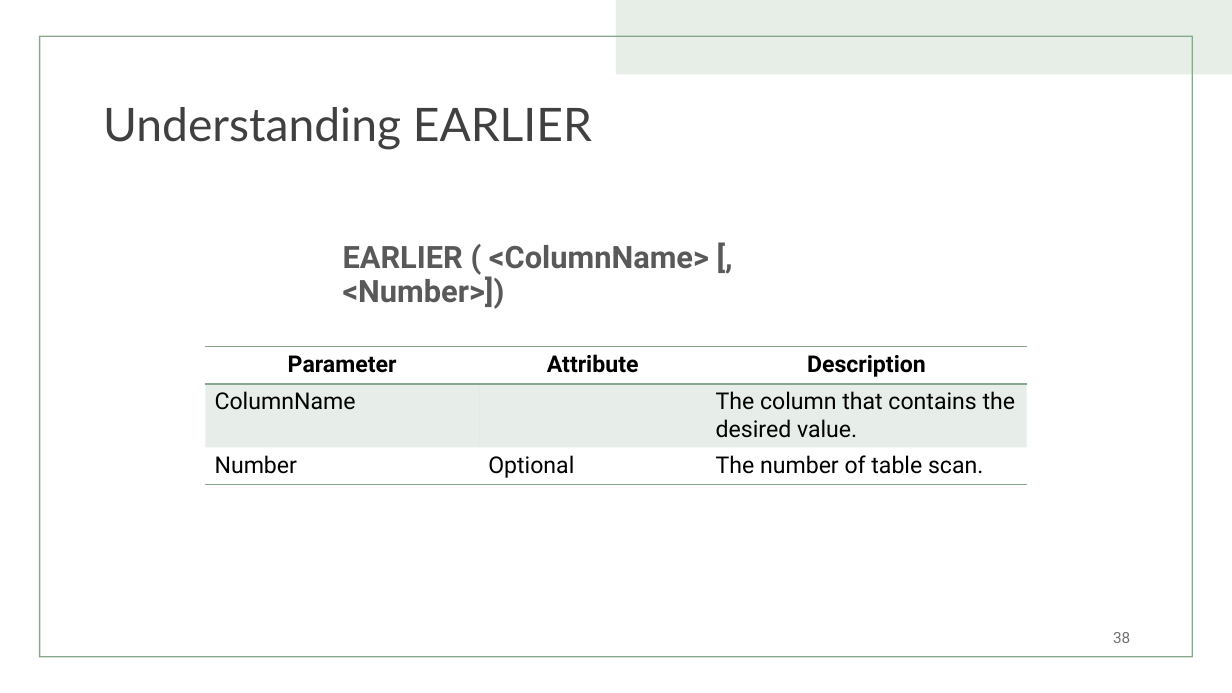
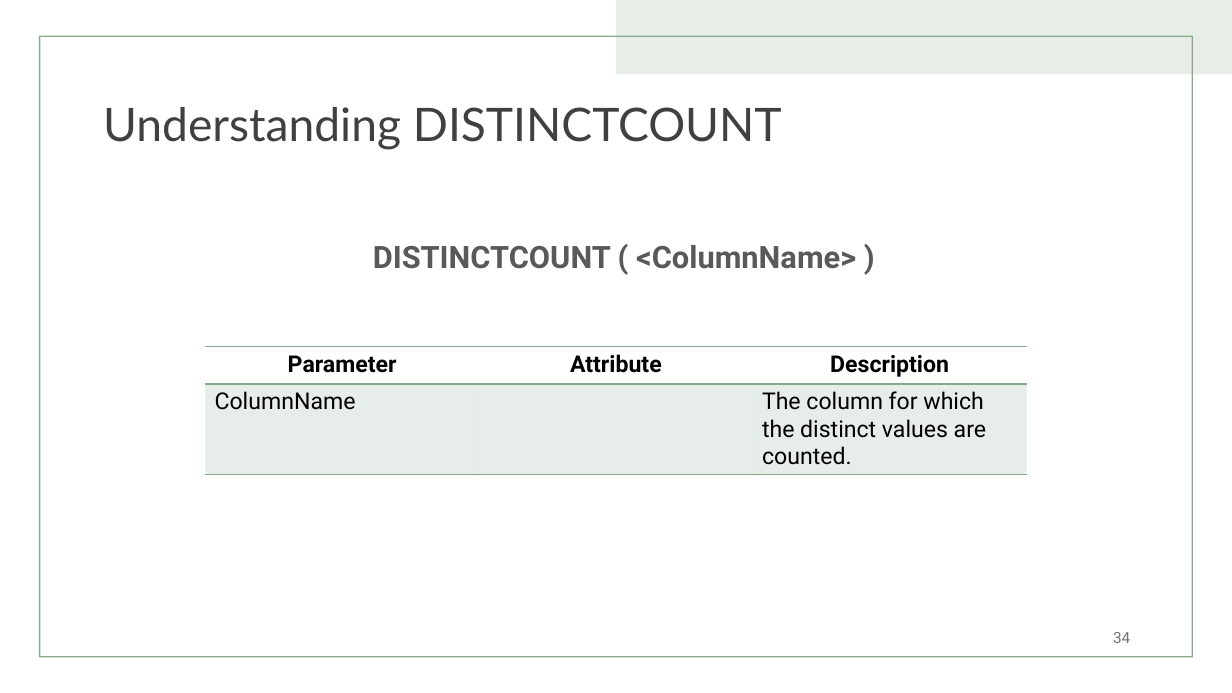
Before and after one commit to TizCloud/DAX-in-A-Day, a slide deck: slide 34 of Data Analysis Expression (DAX) for Power BI - Update.pptx (slide 38 before the commit). Drawn at 1232x693 pixels with LibreOffice and Linux fonts; fonts in the diff are those of the drawing. Boxes give left, top, right and bottom in pixels: in the first picture for what was removed or moved away, otherwise in the second. Text is boxed around its words. In the diff, an @@ line names an element or a change of style, - is before the commit and + after.

```diff
--- a/Data Analysis Expression (DAX) for Power BI - Update.pptx
+++ b/Data Analysis Expression (DAX) for Power BI - Update.pptx
@@ title at bbox=[103, 107, 782, 150]: text changed @@
-Understanding EARLIER
+Understanding DISTINCTCOUNT
@@ text at bbox=[373, 245, 856, 269]: text changed @@
-EARLIER ( <ColumnName> [, <Number>])
+DISTINCTCOUNT ( <ColumnName> )
@@ table at bbox=[205, 347, 1026, 477] @@
-row 2: ColumnName |  | The column that contains the desired value.
-row 3: Number | Optional | The number of table scan.
+row 2: ColumnName |  | The column for which the distinct values are counted.
@@ page number at bbox=[1113, 632, 1130, 643]: text changed @@
-38
+34
```
Also in this commit, not shown: 5 other slides changed, 5 slides added, 29 slides removed.
